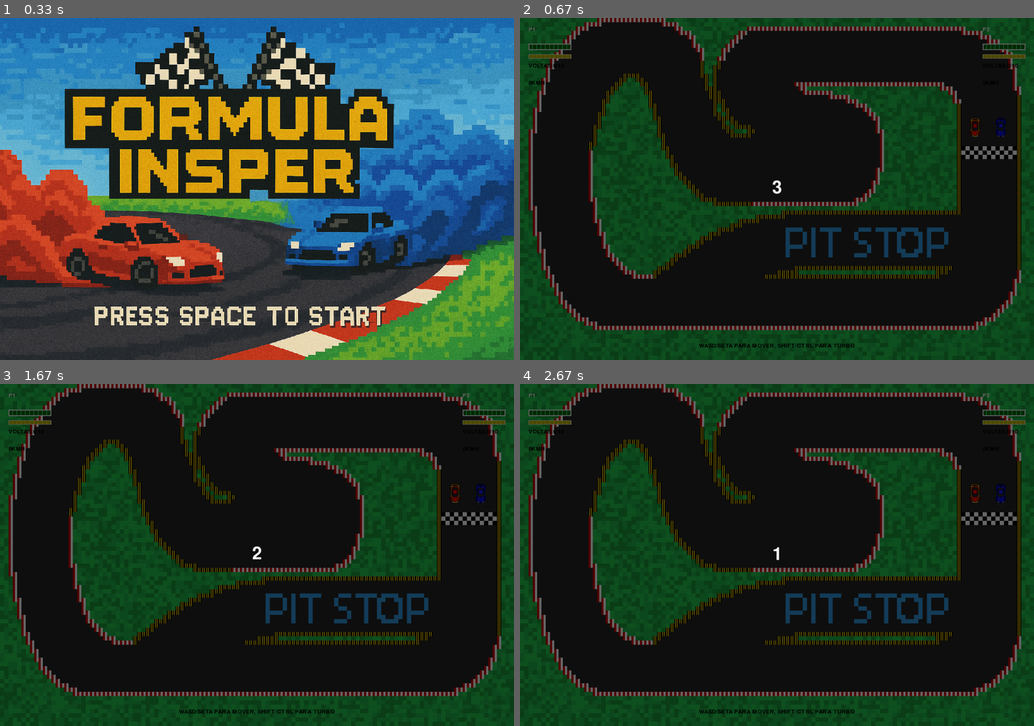
Above: before the commit, frames 1-4 (two rows, left to right).
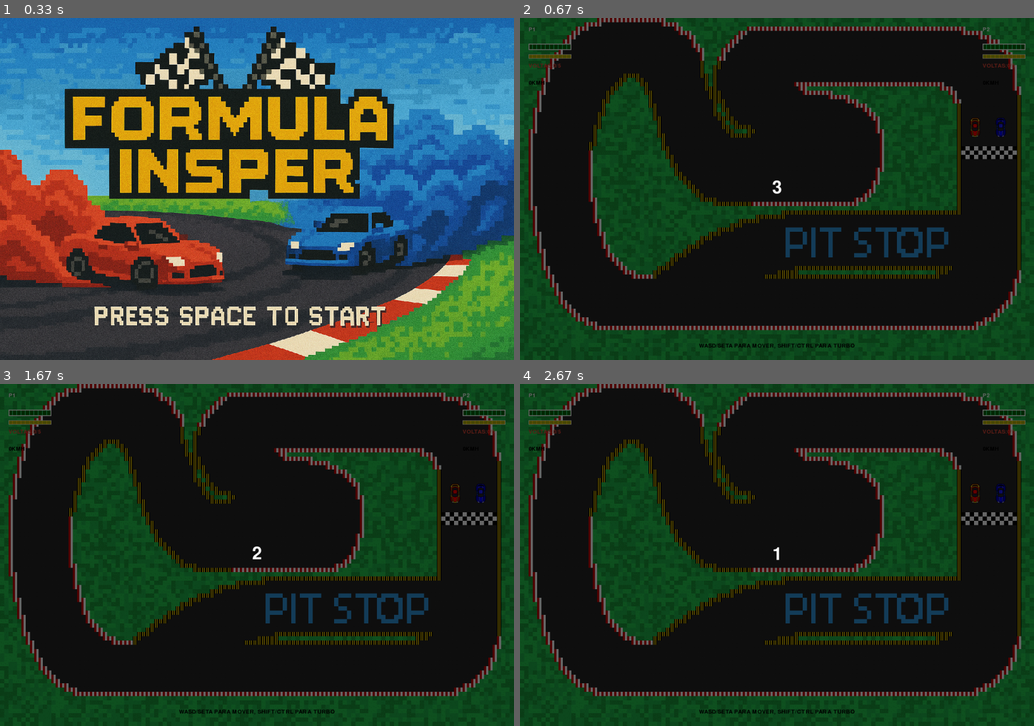
Above: after the commit, the same moments.

Repository: raphaelcp22/PYGAME
Game: pygame game, started from Código/main.py
Same seed, same stepped clock (60 frames per second), same inputs: the game is played once before the commit and once after it.
Inputs:
- Up to frame 1 (0.33 s): no input
- Up to frame 2 (0.67 s): tap Space at 0.33 s
- Up to frame 3 (1.67 s): no input
- Up to frame 4 (2.67 s): no input

Frame 1 is identical in both runs. In frame 2, less than 0.1% of the frame differs, in the area x 1-97%, y 13-15%; in frame 3, less than 0.1%; in frame 4, less than 0.1%.

Commit message:
README com o vídeo do jogo em funcionamento!

Diff:
--- a/Código/engine.py
+++ b/Código/engine.py
@@ -16,7 +16,7 @@
 COLS, ROWS = SCREEN_WIDTH // CELL_SIZE, SCREEN_HEIGHT // CELL_SIZE
 COUNTDOWN_TIME = 3
 ORIGINAL_MAX_SPEED = 8
-LAPS_TO_WIN = 10
+LAPS_TO_WIN = 5
 LAP_COOLDOWN = 1 # ms
 FPS = 60
 
@@ -466,7 +466,7 @@
             pygame.draw.rect(surface, (180, 180, 0), (pos_x + seg, 85, 8, 10))
         pygame.draw.rect(surface, WHITE, (pos_x, 85, 100, 10), 1)
         # Contador de voltas
-        lap_text   = font_small.render(f"VOLTAS:{min(car.laps, LAPS_TO_WIN)}/{LAPS_TO_WIN}", True, BLACK)
+        lap_text   = font_small.render(f"VOLTAS:{min(car.laps, LAPS_TO_WIN)}/{LAPS_TO_WIN}", True, RED)
         surface.blit(lap_text, (pos_x, 105))
         # Indicador de velocidade
         speed = int(car.velocity.length() * 20)
Binary file added: Navy.png
Not shown, changed: README.md
Binary file added: Scarlet.png
Binary file added: intro_screen.png
Binary file added: player1_win.png
Binary file added: player2_win.png
Binary file added: track_mask.png
Binary file added: track_mask2.png
Binary file added: track_mask3.png
Binary file added: track_mask_teste.png
Not shown, added: boost.mp3
Not shown, added: crash.mp3
(and 3 more such lines)
